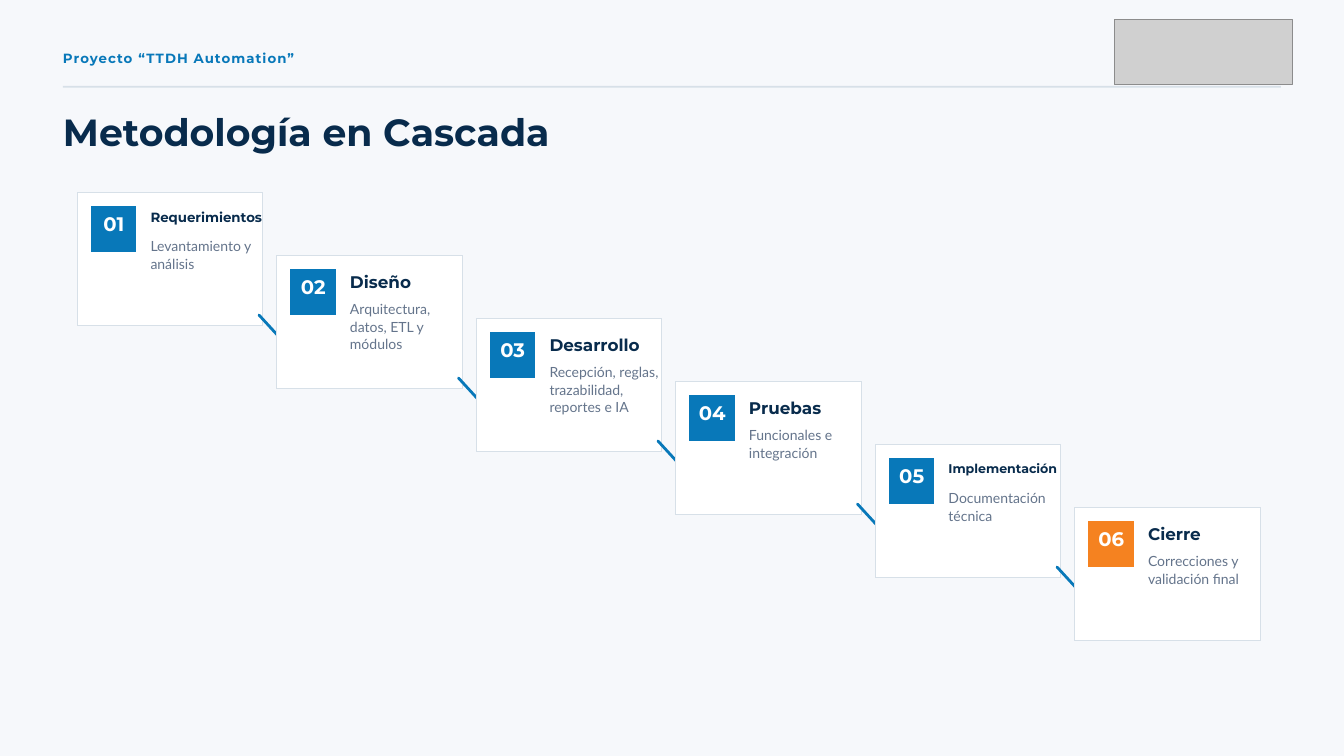
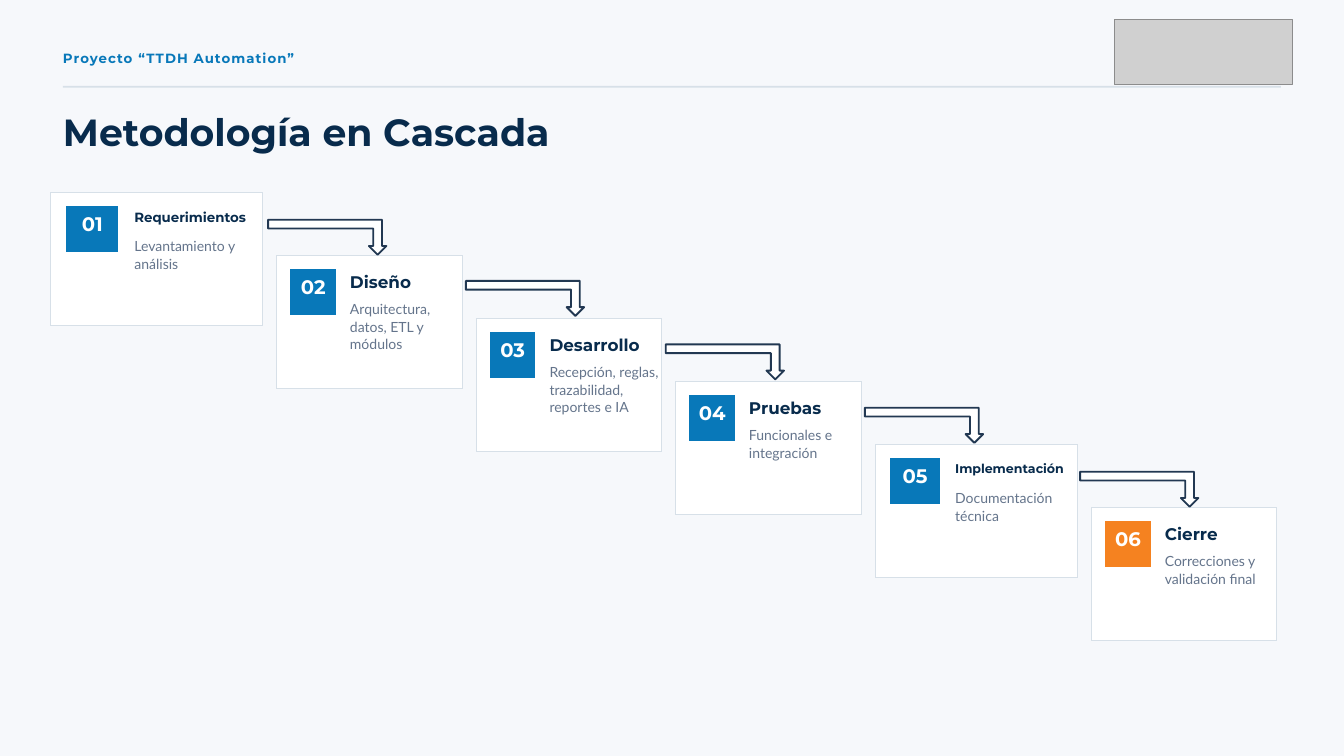
Before and after one commit to JS-Ranker/CAPSTONE, a slide deck: slide 6 of Fase 1/Evidencias Grupales/Presentación Proyecto.pptx. Drawn at 1344x756 pixels with LibreOffice and Linux fonts; fonts in the diff are those of the drawing; grey boxes stand for pictures. Boxes give left, top, right and bottom in pixels: in the first picture for what was removed or moved away, otherwise in the second. Text is boxed around its words. In the diff, an @@ line names an element or a change of style, - is before the commit and + after.

```diff
--- a/Fase 1/Evidencias Grupales/Presentación Proyecto.pptx
+++ b/Fase 1/Evidencias Grupales/Presentación Proyecto.pptx
@@ freeform shape: place and size @@
-freeform shape at [77,192,263,325]
+freeform shape at [50,192,263,325]
@@ text "01": place and size @@
-text "01" at [103,217,124,232]
+text "01" at [82,217,103,232]
@@ freeform shape: place and size @@
-freeform shape at [91,206,136,252]
+freeform shape at [67,206,118,252]
@@ text "Requerimientos": place and size @@
-text "Requerimientos" at [151,211,263,225]
+text "Requerimientos" at [134,211,246,225]
@@ text "Levantamiento y análisis": place and size @@
-text "Levantamiento y análisis" at [151,241,251,269]
+text "Levantamiento y análisis" at [134,241,235,269]
@@ bent up arrow added at [268,220,386,255], fill #FFFFFF, outline #233953 2 pt @@
@@ bent up arrow added at [466,281,584,316], fill #FFFFFF, outline #233953 2 pt @@
@@ arrow removed from (259, 315) to (298, 357) @@
@@ bent up arrow added at [666,344,784,379], fill #FFFFFF, outline #233953 2 pt @@
@@ arrow removed from (458, 378) to (497, 420) @@
@@ bent up arrow added at [865,408,983,443], fill #FFFFFF, outline #233953 2 pt @@
@@ arrow removed from (658, 441) to (696, 483) @@
@@ freeform shape: place and size @@
-freeform shape at [875,444,1060,577]
+freeform shape at [875,444,1077,577]
@@ text "05": place and size @@
-text "05" at [899,469,924,484]
+text "05" at [903,469,928,484]
@@ freeform shape: place and size @@
-freeform shape at [889,458,935,504]
+freeform shape at [890,458,940,504]
@@ text "Implementación": place and size @@
-text "Implementación" at [948,463,1057,476]
+text "Implementación" at [955,463,1064,476]
@@ bent up arrow added at [1080,472,1198,507], fill #FFFFFF, outline #233953 2 pt @@
@@ arrow removed from (857, 504) to (896, 546) @@
@@ text "Documentación técnica": place and size @@
-text "Documentación técnica" at [948,493,1045,521]
+text "Documentación técnica" at [955,493,1052,521]
@@ 3 texts, 2 freeform shapes: place and size @@
-3 texts, 2 freeform shapes at [1075,507,1260,640]
+3 texts, 2 freeform shapes at [1091,507,1277,640]
@@ arrow removed from (1057, 567) to (1095, 609) @@
```
Also in this commit, not shown: 4 other slides changed.
